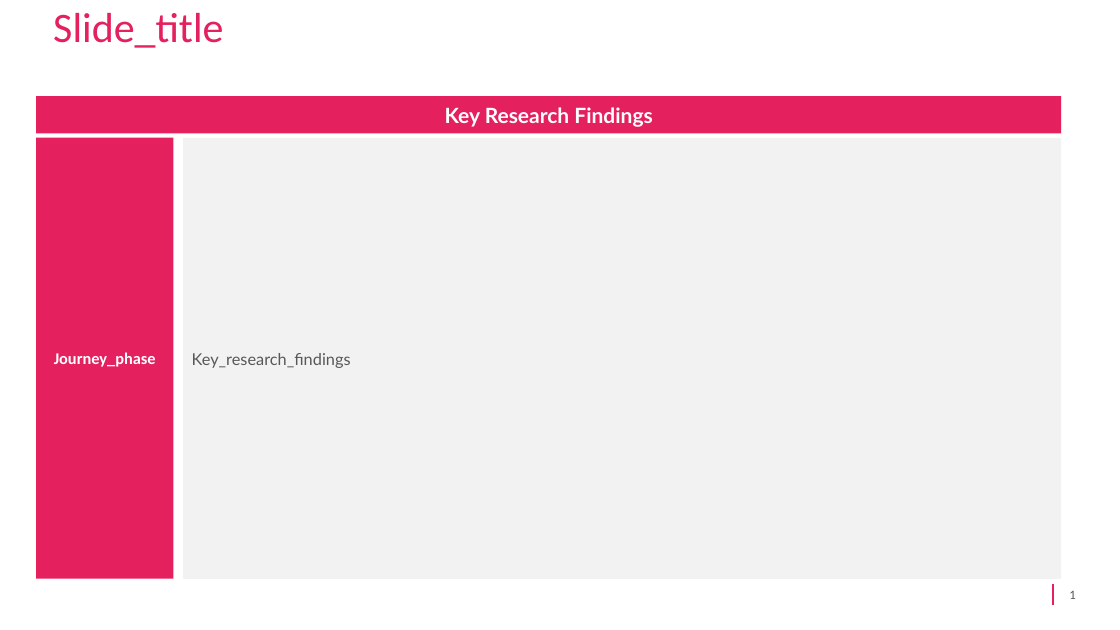
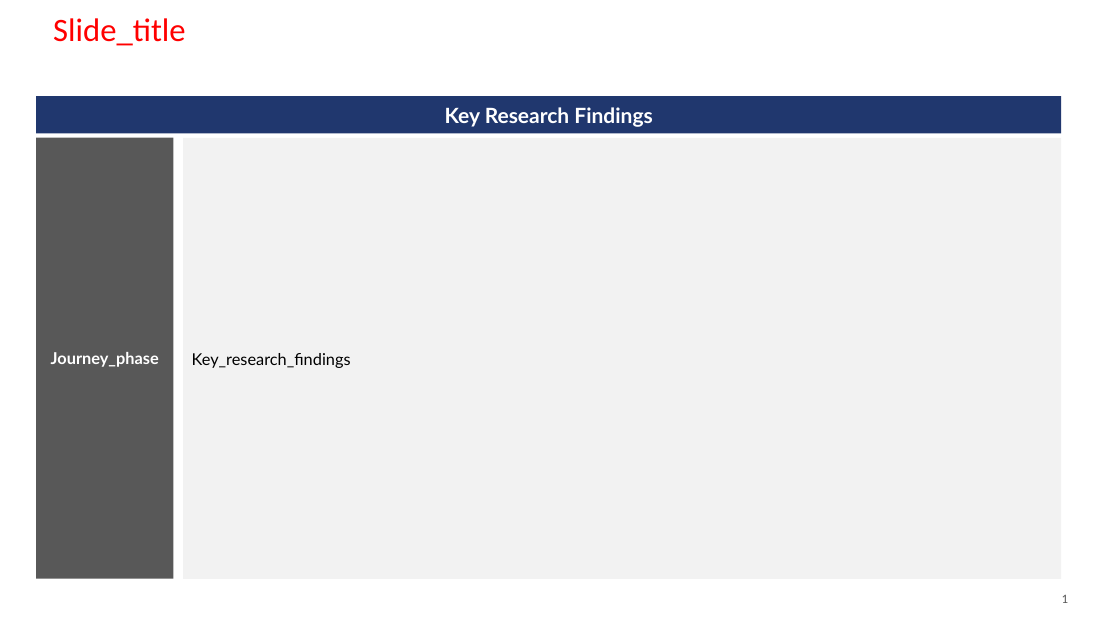
Before and after one commit to xpistos90210/templates, a slide deck: slide 1 of arslan_key_findings.pptx. Drawn at 1120x630 pixels with LibreOffice and Linux fonts; fonts in the diff are those of the drawing; background and template pictures are left out. Boxes give left, top, right and bottom in pixels: in the first picture for what was removed or moved away, otherwise in the second. Text is boxed around its words. In the diff, an @@ line names an element or a change of style, - is before the commit and + after.

```diff
--- a/arslan_key_findings.pptx
+++ b/arslan_key_findings.pptx
@@ title "Slide_title" at bbox=[53, 18, 185, 46]: size 36 to 28 pt, text colour #E4205E to #FF0000 @@
@@ rectangle "Key Research Findings" at bbox=[36, 97, 1061, 134]: fill #E4205E to #20376E @@
@@ rectangle "Journey_phase" at bbox=[36, 138, 173, 579]: font Calibri to Lato; fill #E4205E to #585858 @@
@@ rectangle "Key_research_findings" at bbox=[183, 138, 1061, 579]: text colour #585858 to #000000 @@
@@ page number at bbox=[1062, 595, 1068, 603]: vertical alignment middle to top @@
@@ line removed from (1054, 585) to (1054, 605) @@
```
Also in this commit, not shown: 2 other slides changed, 2 slides added.
